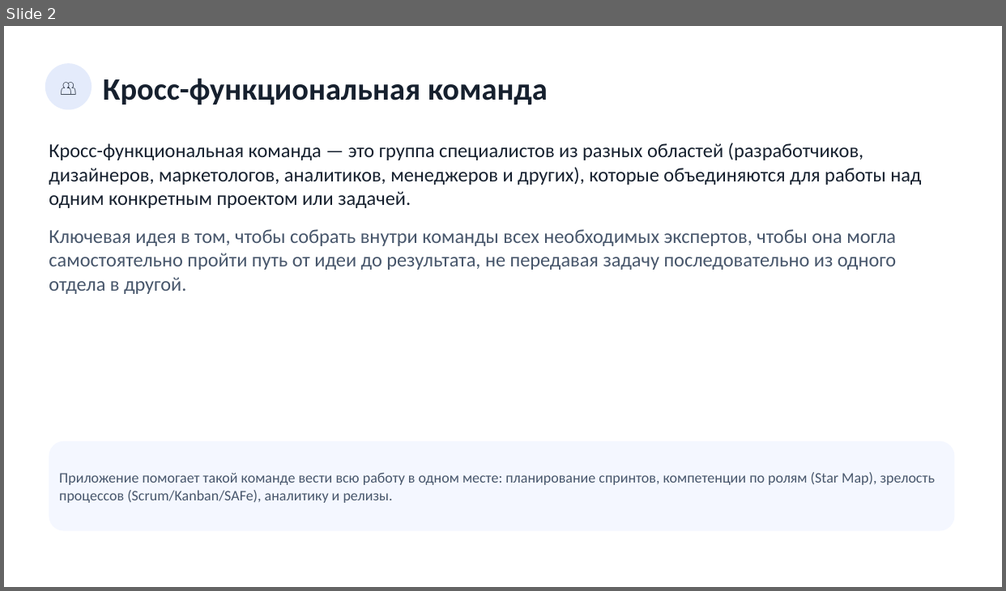
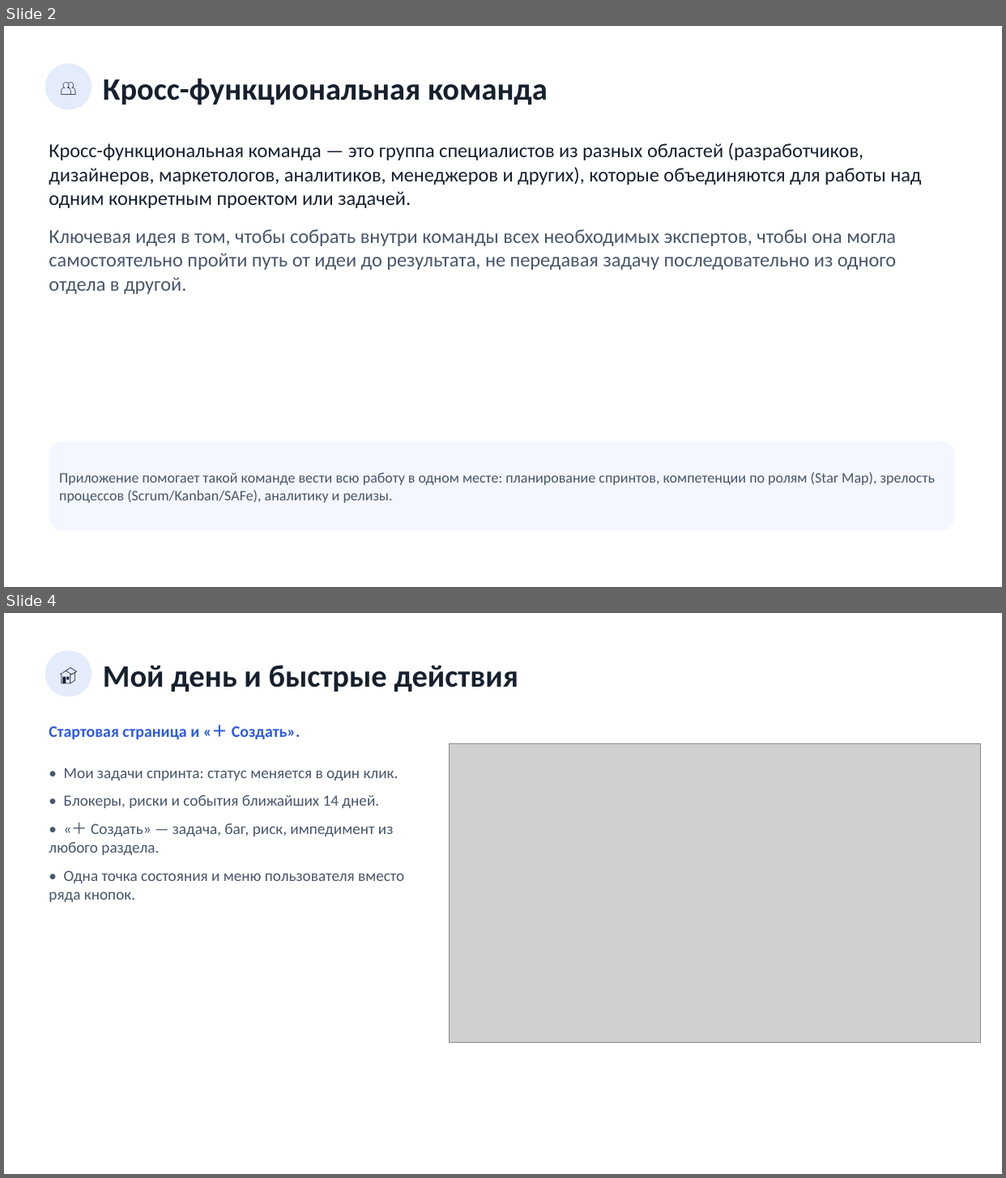
Before and after one commit to neoandrey1985/Planirovanie, a slide deck: frontend/docs/Презентация_приложения.pptx. Shown one above the other, each under a label of ours: slide 2 before the commit, slides 2 and 4 after it; the slides between them are not shown. The pictures are 1006x591 and 1006x1178 pixels, drawn with LibreOffice and Linux fonts; fonts in the diff are those of the drawing; grey boxes stand for pictures. Boxes give left, top, right and bottom in pixels: in the first picture for what was removed or moved away, otherwise in the second. Text is boxed around its words. In the diff, an @@ line names an element or a change of style, - is before the commit and + after.

```diff
--- a/frontend/docs/Презентация_приложения.pptx
+++ b/frontend/docs/Презентация_приложения.pptx
@@ slide 4 added at [4,613,1002,1174], background #FFFFFF @@
@@ ellipse added at [45,650,91,697], fill #E4EBFB, 18 pt, text #16202E @@
+🏠
@@ text added at [103,665,518,692], 30 pt, text #16202E, bold @@
+Мой день и быстрые действия
@@ text added at [49,726,300,740], 15.5 pt, text #2D5BE3, bold @@
+Стартовая страница и «＋ Создать».
@@ picture added at [450,744,981,1043] @@
@@ text added at [49,768,404,902], 15 pt, text #47566B @@
+• Мои задачи спринта: статус меняется в один клик.
+• Блокеры, риски и события ближайших 14 дней.
+• «＋ Создать» — задача, баг, риск, импедимент из любого раздела.
+• Одна точка состояния и меню пользователя вместо ряда кнопок.
```
Also in this commit, not shown: 2 other slides added, 20 other files.
